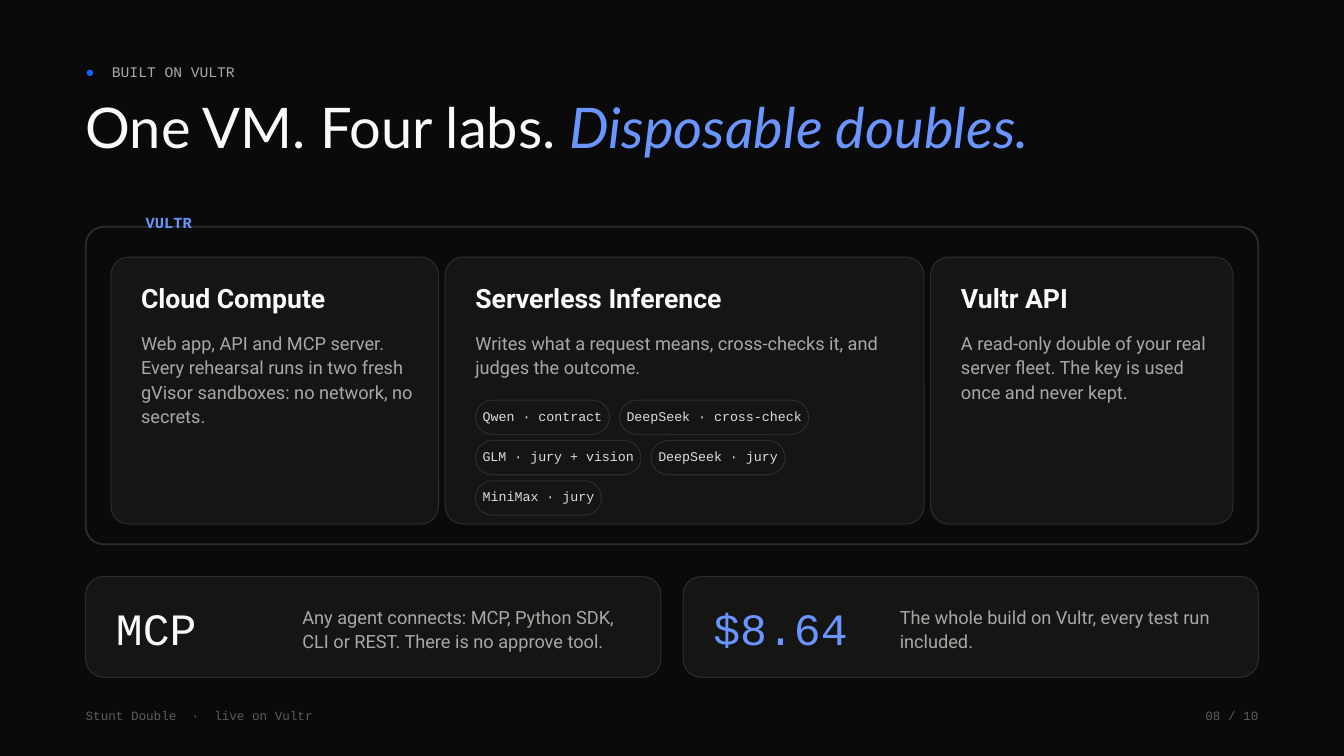
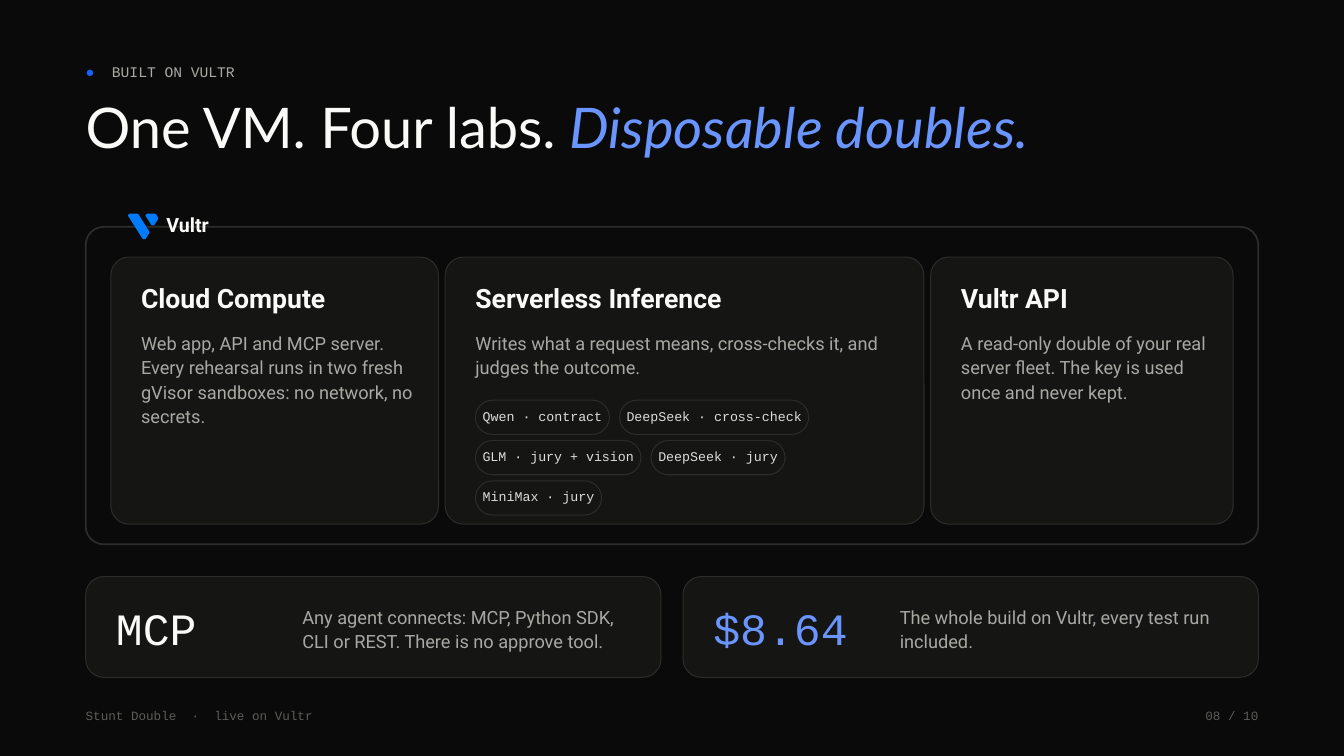
Before and after one commit to vidigoat/stunt-double, a slide deck: slide 8 of presentation/StuntDouble.pptx. Drawn at 1344x756 pixels with LibreOffice and Linux fonts; fonts in the diff are those of the drawing. Boxes give left, top, right and bottom in pixels: in the first picture for what was removed or moved away, otherwise in the second. Text is boxed around its words. In the diff, an @@ line names an element or a change of style, - is before the commit and + after.

```diff
--- a/presentation/StuntDouble.pptx
+++ b/presentation/StuntDouble.pptx
@@ freeform shape added at <box>128,214,149,239</box>, fill #007BFC @@
@@ freeform shape added at <box>145,214,158,226</box>, fill #007BFC @@
@@ text at <box>166,217,209,233</box>: text changed; size 11 to 14 pt; font Courier New to Roboto; text colour #6A95FF to #FAFAF8 @@
-VULTR
+Vultr
```
Also in this commit, not shown: 2 other files.
